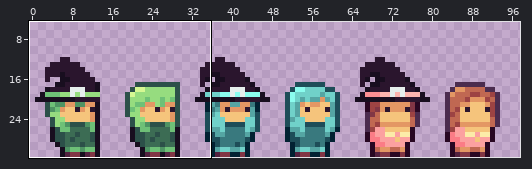
Two versions of one pixel-art file, Witchlight Woods/Assets/Sprites/player.ase. The picture above shows the old version from afar; the outline marks the close-up.
Close-up. The starting point:
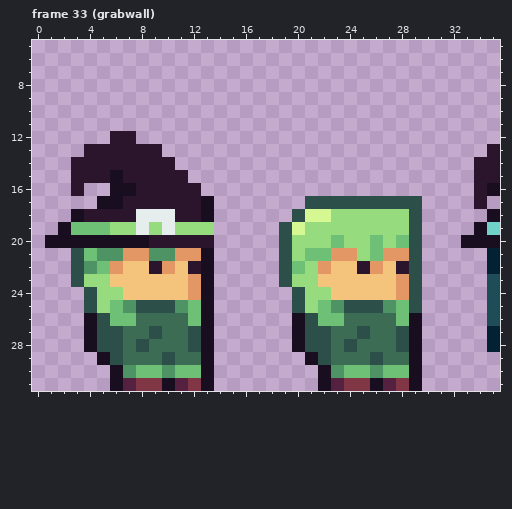
112x32 pixels, 33 frames. Shown: frame 33 (grabwall): x 0..35, y 5..31. The old version is drawn lined up with the new one. The wide view leaves out empty margins.
Once edited:
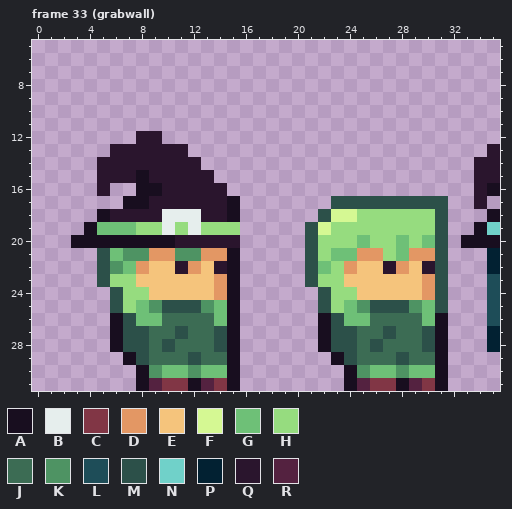
Palette (. is transparent): A #180e1f  B #e6eeed  C #813645  D #e39764  E #f5c47c  F #d5f893  G #6ec077  H #96dc7f  J #3c6c54  K #4e9363  L #1e4d58  M #2c5049  N #70d1c9  P #022132  Q #2a152d  R #542240
Message: separeted player from npc's
Difference:
whole drawing moved by +1,+0 (the old picture is shown already moved)
Changed rows in their new state; - is an unchanged pixel.
Frame 33 (grabwall):
first column x 1:
12 -----..QQ----------------------
13 ---..----QQ--------------------
14 --..------QQ-------------------
15 --..-Q-A---QQ------------------
16 --.-Q..AA---QQ-----------------
17 ----..AA----QQA-----..-------MM
18 --..A--QQ-BBQQA----..MFF----HHM
19 -..A-GGH---B-HH---..MF------HHM
20 ..------AA---QQ---..M-H-GH--HGM
21 --..MGKKDDKKDDA---..MHGGDDHGDDM
22 --..MKGDEEQDEQA---..MGHDEEQDEQM
23 --..MHH----EEDA---..MHH----EEDM
24 ---..MHH---EEDA----..MHH---EEDM
25 ---..MHGK-MMKGA----..MHGK-MMKGM
26 ---..AMGG--JJGA----..AMGG--JJGA
27 ---..AMMJ-MJJMA----..AMMJ-MJJMA
28 ---..AM--M-JJMA----..AM--M-JJMA
29 ----..AM-J-MJJA-----..AM-J-MJJA
30 -----..AKG-KGGA------..AKG-KGGA
31 -----..ARCCARCA------..ARCCARCA
Changed places in both close-ups, as pixel boxes (x1, y1, x2, y2):
changed: (45, 131, 448, 391)
